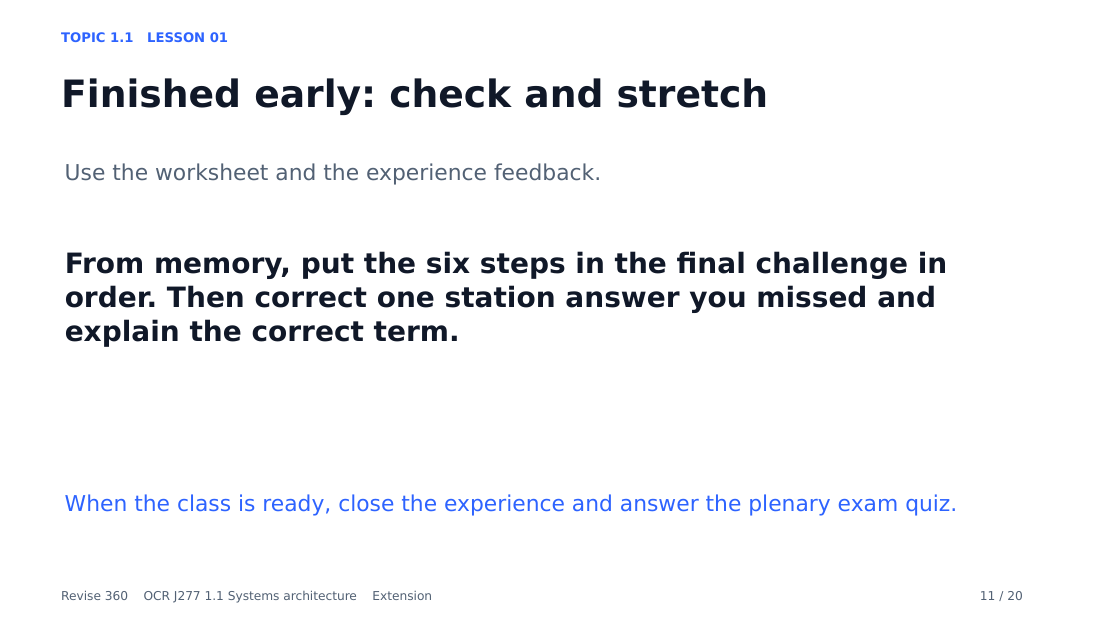
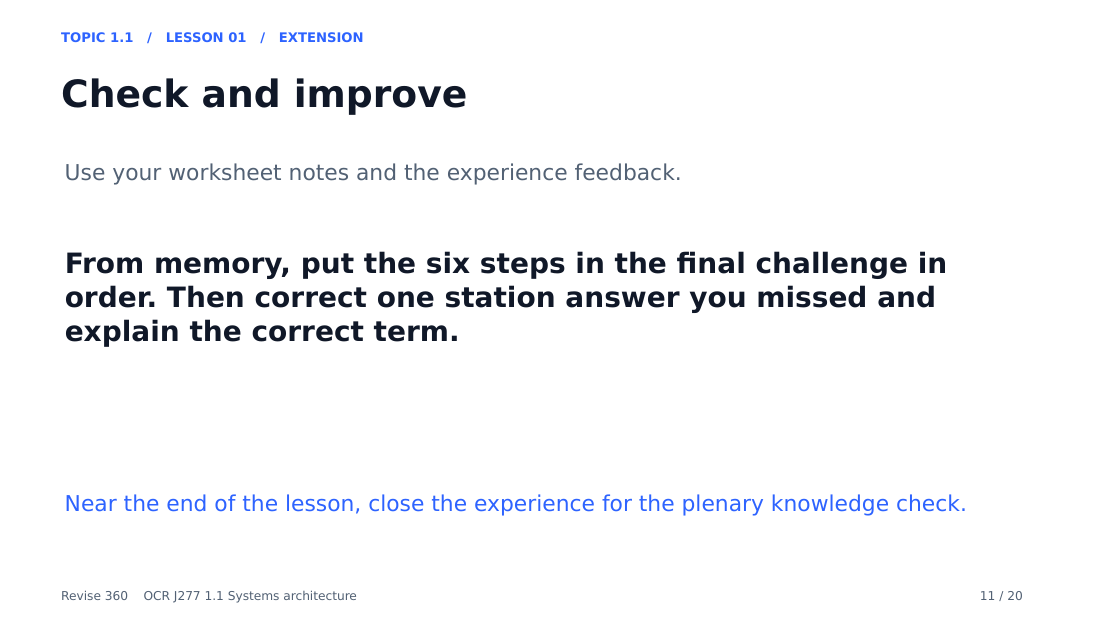
Before and after one commit to MrP-CS/Revise360, a slide deck: slide 11 of presentations/SA_L01_FetchExecuteFactory_Lesson.pptx. Drawn at 1120x630 pixels with LibreOffice and Linux fonts; fonts in the diff are those of the drawing. Boxes give left, top, right and bottom in pixels: in the first picture for what was removed or moved away, otherwise in the second. Text is boxed around its words. In the diff, an @@ line names an element or a change of style, - is before the commit and + after.

Commit message:
Refine Topic 1.1 lesson decks and teaching flow

```diff
--- a/presentations/SA_L01_FetchExecuteFactory_Lesson.pptx
+++ b/presentations/SA_L01_FetchExecuteFactory_Lesson.pptx
@@ text at box(61, 32, 364, 42): text changed @@
-TOPIC 1.1 LESSON 01
+TOPIC 1.1 / LESSON 01 / EXTENSION
@@ text at box(61, 78, 467, 115): text changed @@
-Finished early: check and stretch
+Check and improve
@@ text at box(65, 163, 682, 185): text changed @@
-Use the worksheet and the experience feedback.
+Use your worksheet notes and the experience feedback.
@@ text at box(65, 494, 967, 516): text changed @@
-When the class is ready, close the experience and answer the plenary exam quiz.
+Near the end of the lesson, close the experience for the plenary knowledge check.
@@ text at box(61, 590, 357, 603): text changed @@
-Revise 360 OCR J277 1.1 Systems architecture Extension
+Revise 360 OCR J277 1.1 Systems architecture
```
Also in this commit, not shown: 19 other slides changed, 4 other files.
